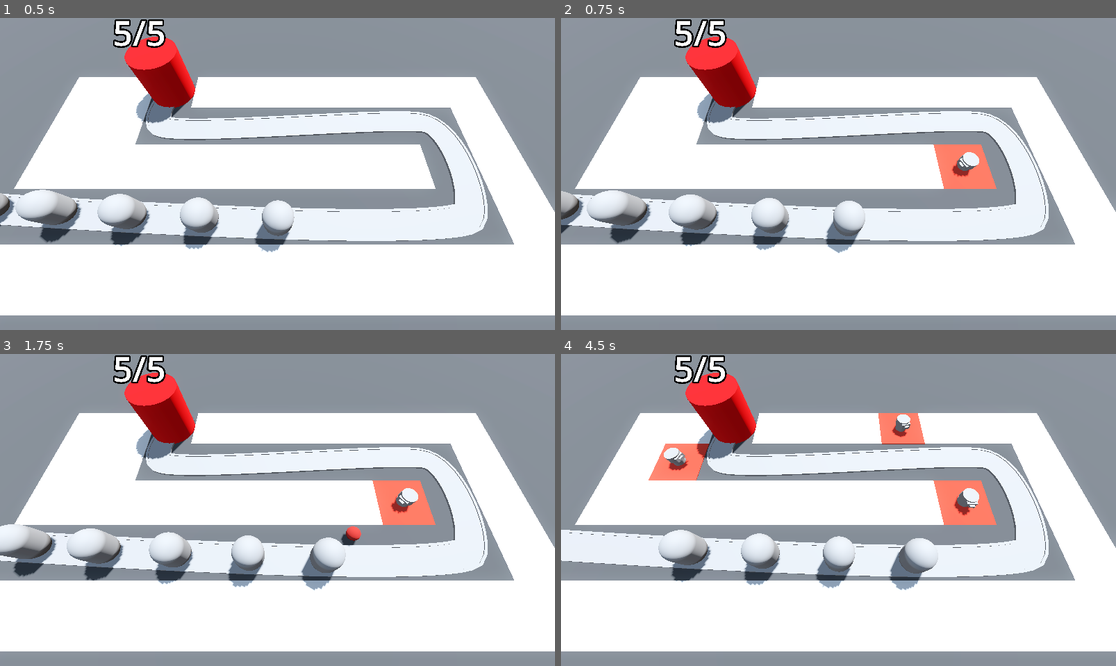
Above: before the commit, frames 1-4 (two rows, left to right).
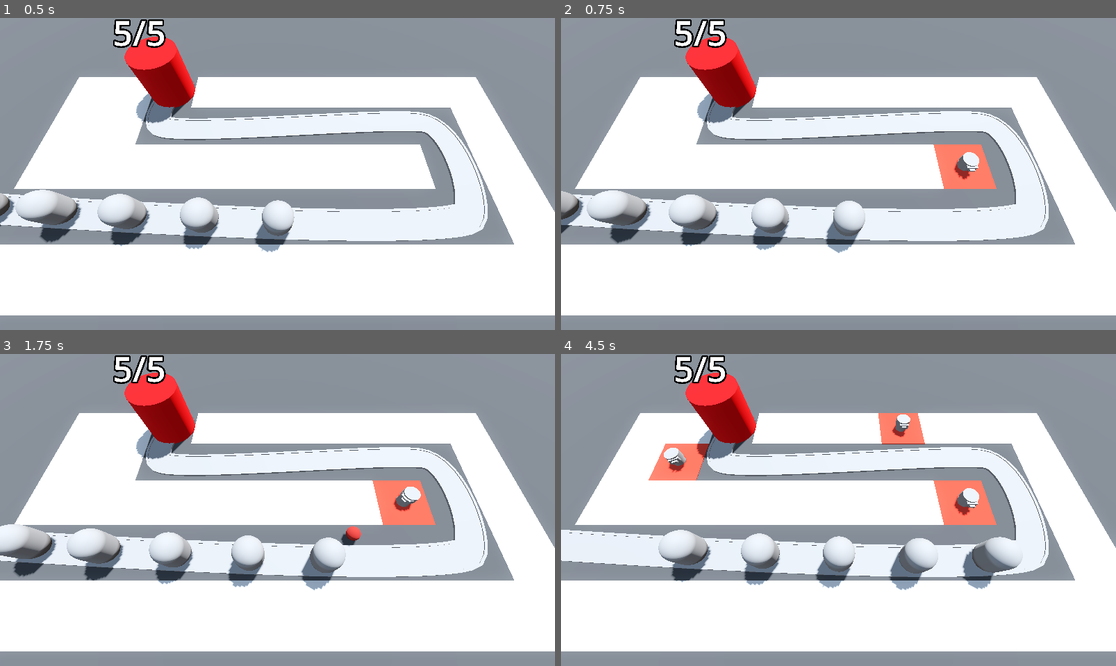
Above: after the commit, the same moments.

Repository: niamh-d/godot-3d-tower-defence
Game: Godot game, scene res://Scenes/base_level.tscn
Two runs of this game, one before a commit and one after it. Both use one fixed random seed, a clock stepped at 60 frames per second and the inputs below.
Inputs (mouse positions are in pixels of both pictures, inside the frame that each line leads up to):
- Up to frame 1 (0.5 s): no input
- Up to frame 2 (0.75 s): move the mouse to (960, 158) at 0.52 s; press the mouse at (960, 158) at 0.53 s
- Up to frame 3 (1.75 s): move the mouse to (166, 525) at 1.27 s; release the mouse at (166, 525) at 1.28 s; click (166, 525) at 1.35 s
- Up to frame 4 (4.5 s): move the mouse to (894, 441) at 2.02 s; press the mouse at (894, 441) at 2.03 s; move the mouse to (810, 572) at 2.77 s; release the mouse at (810, 572) at 2.78 s; click (810, 572) at 2.85 s; move the mouse to (1005, 556) at 3.52 s; press the mouse at (1005, 556) at 3.53 s; move the mouse to (672, 463) at 4.27 s; release the mouse at (672, 463) at 4.28 s; click (672, 463) at 4.35 s

Frame 1 is identical in both runs. In frame 2, less than 0.1% of the frame differs, in the area x 70-76%, y 44-52%; in frame 3, 0.1%; in frame 4, 1.0%, in the area x 19-83%, y 21-76%.

Commit message:
turret recoil animation

Diff:
--- a/Scenes/Enemy/enemy.gd
+++ b/Scenes/Enemy/enemy.gd
@@ -5,6 +5,7 @@
 @export var max_health := 5
 
 @onready var base = get_tree().get_first_node_in_group("base")
+@onready var anim_player: AnimationPlayer = $AnimationPlayer
 
 var current_health: int
 
@@ -22,5 +23,6 @@
 
 func take_damage() -> void:
 	current_health -= 1
+	anim_player.play("take_damage")
 	if current_health <= 0:
 		queue_free()
--- a/Scenes/Enemy/enemy.tscn
+++ b/Scenes/Enemy/enemy.tscn
@@ -6,9 +6,51 @@
 radius = 1.0
 height = 3.0
 
+[sub_resource type="StandardMaterial3D" id="StandardMaterial3D_nnuuo"]
+no_depth_test = true
+shading_mode = 0
+
 [sub_resource type="CapsuleShape3D" id="CapsuleShape3D_g8hny"]
 radius = 1.0
 height = 3.0
+
+[sub_resource type="Animation" id="Animation_8tdse"]
+length = 0.001
+tracks/0/type = "value"
+tracks/0/imported = false
+tracks/0/enabled = true
+tracks/0/path = NodePath("DamageHighlight:visible")
+tracks/0/interp = 1
+tracks/0/loop_wrap = true
+tracks/0/keys = {
+"times": PackedFloat32Array(0),
+"transitions": PackedFloat32Array(1),
+"update": 1,
+"values": [false]
+}
+
+[sub_resource type="Animation" id="Animation_bd830"]
+resource_name = "take_damage"
+length = 0.1
+step = 0.1
+tracks/0/type = "value"
+tracks/0/imported = false
+tracks/0/enabled = true
+tracks/0/path = NodePath("DamageHighlight:visible")
+tracks/0/interp = 1
+tracks/0/loop_wrap = true
+tracks/0/keys = {
+"times": PackedFloat32Array(0, 0.1),
+"transitions": PackedFloat32Array(1, 1),
+"update": 1,
+"values": [true, false]
+}
+
+[sub_resource type="AnimationLibrary" id="AnimationLibrary_t4maw"]
+_data = {
+"RESET": SubResource("Animation_8tdse"),
+"take_damage": SubResource("Animation_bd830")
+}
 
 [node name="Enemy" type="PathFollow3D"]
 loop = false
@@ -18,10 +60,21 @@
 transform = Transform3D(1, 0, 0, 0, 1, 0, 0, 0, 1, 0, 1.5, 0)
 mesh = SubResource("CapsuleMesh_8ox08")
 
+[node name="DamageHighlight" type="MeshInstance3D" parent="."]
+transform = Transform3D(1, 0, 0, 0, 1, 0, 0, 0, 1, 0, 1.5, 0)
+visible = false
+material_override = SubResource("StandardMaterial3D_nnuuo")
+mesh = SubResource("CapsuleMesh_8ox08")
+
 [node name="EnemyArea3D" type="Area3D" parent="." groups=["enemy_area"]]
 
 [node name="CollisionShape3D" type="CollisionShape3D" parent="EnemyArea3D"]
 transform = Transform3D(1, 0, 0, 0, 1, 0, 0, 0, 1, 0, 1.5, 0)
 shape = SubResource("CapsuleShape3D_g8hny")
 
+[node name="AnimationPlayer" type="AnimationPlayer" parent="."]
+libraries = {
+"": SubResource("AnimationLibrary_t4maw")
+}
+
 [connection signal="area_entered" from="EnemyArea3D" to="." method="_on_enemy_area_3d_area_entered"]
--- a/Scenes/Turret/turret.gd
+++ b/Scenes/Turret/turret.gd
@@ -2,21 +2,43 @@
 extends Node3D
 
 @export var projectile: PackedScene
+@export var turrent_range := 10.0
 
 @onready var turret_top: MeshInstance3D = $TurretBase/TurretTop
+@onready var anim_player: AnimationPlayer = $AnimationPlayer
 
 var enemy_path: Path3D
+var target: PathFollow3D
 
 func _physics_process(delta: float) -> void:
-	var enemy = enemy_path.get_children().back()
-	if enemy is Enemy:
-		look_at(enemy.global_position, Vector3.UP, true)
+	target = find_best_target()
+	if target:
+		look_at(target.global_position, Vector3.UP, true)
 
 func _on_timer_timeout() -> void:
-	var shot: Projectile = projectile.instantiate()
-	add_child(shot)
-	shot.global_position = turret_top.global_position
-	shot.direction = global_transform.basis.z
+	if target:
+		shoot()
+
+func recoil() -> void:
+	anim_player.play("fire")
+
+func shoot() -> void:
+		var shot: Projectile = projectile.instantiate()
+		add_child(shot)
+		shot.global_position = turret_top.global_position
+		shot.direction = global_transform.basis.z
+		recoil()
 
 func set_enemy_path(path: Path3D) -> void:
 	enemy_path = path
+
+func find_best_target() -> PathFollow3D:
+	var best_target = null
+	var best_progress = 0
+	for enemy in enemy_path.get_children():
+		if (enemy is PathFollow3D &&
+		global_position.distance_to(enemy.global_position) < turrent_range &&
+		enemy.progress > best_progress):
+			best_target = enemy
+			best_progress = enemy.progress
+	return best_target
--- a/Scenes/Turret/turret.tscn
+++ b/Scenes/Turret/turret.tscn
@@ -16,6 +16,44 @@
 
 [sub_resource type="BoxMesh" id="BoxMesh_h0o8h"]
 size = Vector3(0.4, 0.2, 0.5)
+
+[sub_resource type="Animation" id="Animation_pms44"]
+resource_name = "fire"
+length = 0.3
+step = 0.1
+tracks/0/type = "value"
+tracks/0/imported = false
+tracks/0/enabled = true
+tracks/0/path = NodePath("TurretBase/TurretTop:position")
+tracks/0/interp = 1
+tracks/0/loop_wrap = true
+tracks/0/keys = {
+"times": PackedFloat32Array(0, 0.3),
+"transitions": PackedFloat32Array(1, 1),
+"update": 0,
+"values": [Vector3(0, 0.3, -0.6), Vector3(0, 0.3, 0)]
+}
+
+[sub_resource type="Animation" id="Animation_ytcxj"]
+length = 0.001
+tracks/0/type = "value"
+tracks/0/imported = false
+tracks/0/enabled = true
+tracks/0/path = NodePath("TurretBase/TurretTop:position")
+tracks/0/interp = 1
+tracks/0/loop_wrap = true
+tracks/0/keys = {
+"times": PackedFloat32Array(0),
+"transitions": PackedFloat32Array(1),
+"update": 0,
+"values": [Vector3(0, 0.3, 0)]
+}
+
+[sub_resource type="AnimationLibrary" id="AnimationLibrary_cix3h"]
+_data = {
+"RESET": SubResource("Animation_ytcxj"),
+"fire": SubResource("Animation_pms44")
+}
 
 [node name="Turret" type="Node3D"]
 script = ExtResource("1_i7non")
@@ -40,4 +78,9 @@
 [node name="Timer" type="Timer" parent="."]
 autostart = true
 
+[node name="AnimationPlayer" type="AnimationPlayer" parent="."]
+libraries = {
+"": SubResource("AnimationLibrary_cix3h")
+}
+
 [connection signal="timeout" from="Timer" to="." method="_on_timer_timeout"]
Not shown: 4 places in MeshLibraries/SpaceLibrary.tres that only renumber resources
Not shown: 1 places in Scenes/Enemy/enemy.tscn that only renumber resources
Not shown: 1 places in Scenes/Turret/turret.tscn that only renumber resources
